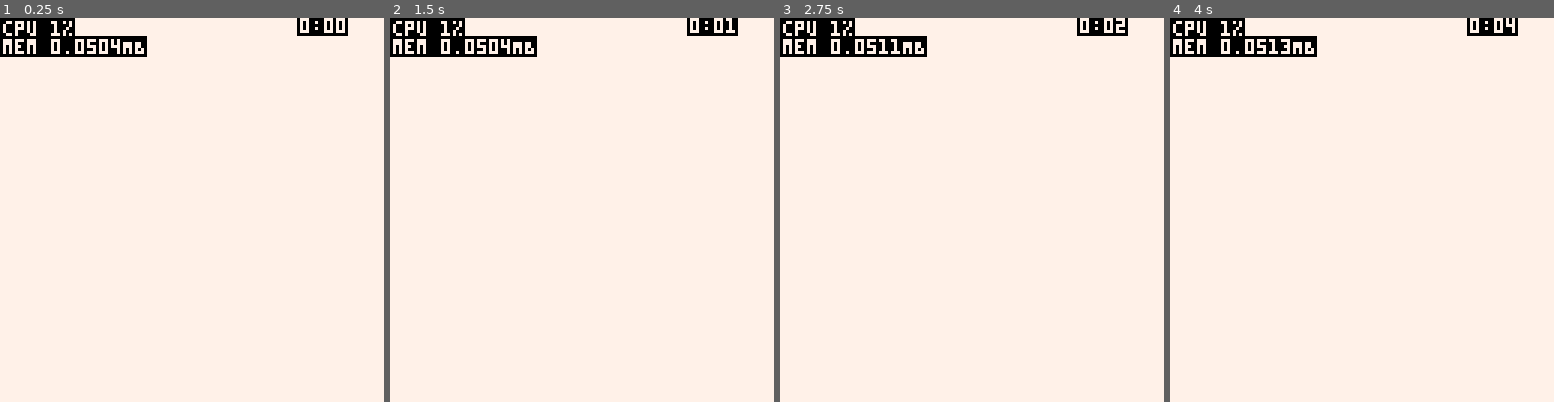
Above: before the commit, frames 1-4 (left to right).
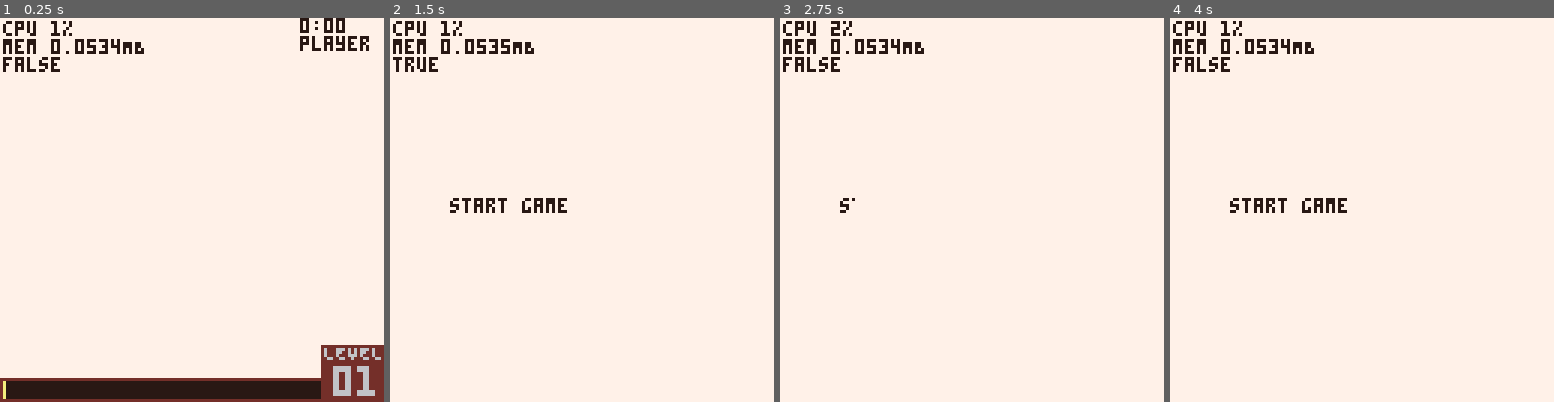
Above: after the commit, the same moments.

Repository: wsasaki01/bath-hack-2026
Game: PICO-8 cartridge fake.p8
Same seed, same stepped clock (60 frames per second), same inputs: the game is played once before the commit and once after it.
Inputs:
- Up to frame 1 (0.25 s): no input
- Up to frame 2 (1.5 s): tap X (X key) at 0.33, 1.07 s; tap O (Z key) at 0.7 s
- Up to frame 3 (2.75 s): hold Right 1.6-2.1 s; tap O (Z key) at 1.7, 2.1, 2.5 s; tap X (X key) at 1.85 s; hold Up 2.15-2.42 s; hold Right from 2.47 s (still down)
- Up to frame 4 (4 s): tap O (Z key) at 2.9, 3.3, 3.7 s; tap X (X key) at 2.97 s; release Right at 3.03 s; hold Left 3.08-3.58 s; hold Down 3.63-3.97 s

The runs differ from the first frame. In frame 1, 12% of the frame differs, in the area x 0-100%, y 0-100%; in frame 2, 4.2%; in frame 3, 3.7%; in frame 4, 4.2%.

Commit message:
XP counter

Diff:
--- a/draw.lua
+++ b/draw.lua
@@ -1,6 +1,6 @@
 function _draw()
 	-- Draw background
-	cls(7)
+	cls(0)
 
 	-- Title Screen
 	if menu==1 then
@@ -28,8 +28,17 @@
 		-- Reset camera (draw all UI after this)
 		camera()
 
+		rectfill(0,120,128,128,6)	-- Main XP bar
+		rectfill(107,109,128,128)	-- Level background
+		print("LEVEL",108,109,1)
+		print("\^t\^w"..(plyr.level<10 and "0" or "")..plyr.level,111,116)
+		rectfill(1,121,106,126,7)	-- Collected XP
+		rectfill(1,121,1+105*plyr.xp/100,126,12)	-- Collected XP
+
+		if selecting_item then
+			rectfill(10,10,118,118)
 		-- End screen
-		if end_screen then
+		elseif end_screen then
 			rectfill(40,40,100,100,5)
 			print("end!", 60, 50, 0)
 			print(menu_pre(1).."replay", 45, 60)
@@ -56,6 +65,7 @@
 	debugs = {
 		"cpu "..tostr(flr(stat(1)*100)).."%",
 		"mem "..tostr(stat(0)/1024).."MB",
+		tostr(pause)
 	}
 
 	local i=0
--- a/enemies.lua
+++ b/enemies.lua
@@ -10,6 +10,7 @@
         clr = 12,       -- colour
         name = "enemy",
         projs = {},
+        reward = 10,
 
         update_projs = function(self)
             for p in all(self.projs) do
--- a/init.lua
+++ b/init.lua
@@ -1,5 +1,8 @@
 function _init()
 	printh("**********************")
+
+	poke(0x5f2e,1)
+	pal({[0]=7,6,0,-4,15,4,-12,-16,14,8,-8,-15,-9,-6,-5,-13},1)
 
 	-- Global counter, increments every frame
 	global_cnt = 0
@@ -68,8 +71,15 @@
 			y = eY,
 		})
 	end
+	enemies = {}
 
 	-- Add a new item to roster
 	items = {}
 	add(items, create_item(1))
+
+	-- Selecting an item on level up
+	selecting_item = false
+
+	-- Pause while selecting item
+	pause = false
 end
--- a/player.lua
+++ b/player.lua
@@ -4,6 +4,19 @@
 	h = 100,
 	clr = 11,
 	dir = 0,
+	xp = 0,
+	level = 1,
+	score_update = function(_ENV)
+		if xp>9 then
+			level += 1
+			xp = level % 100
+			global.selecting_item = true
+			global.pause = true
+			global.control_menu = true
+			global.menu_idx_min = 1
+			global.menu_idx_max = 3
+		end
+	end,
 	move = function(_ENV)
 		local hor,ver=0,0
 		if btn(0) then hor -= 1 end
--- a/update.lua
+++ b/update.lua
@@ -36,9 +36,12 @@
 		if end_screen then
 			-- Placeholder
 			q=1
+		-- Normal gameplay
+		elseif not pause then
+			if btnp(5) then
+				plyr.xp += 10
+			end
 
-		-- Normal gameplay
-		else
 			-- Record current time
 			time = flr(t())
 
@@ -62,6 +65,7 @@
 
 			-- Player movement
 			plyr:move()
+			plyr:score_update()
 		end
 	end
 
